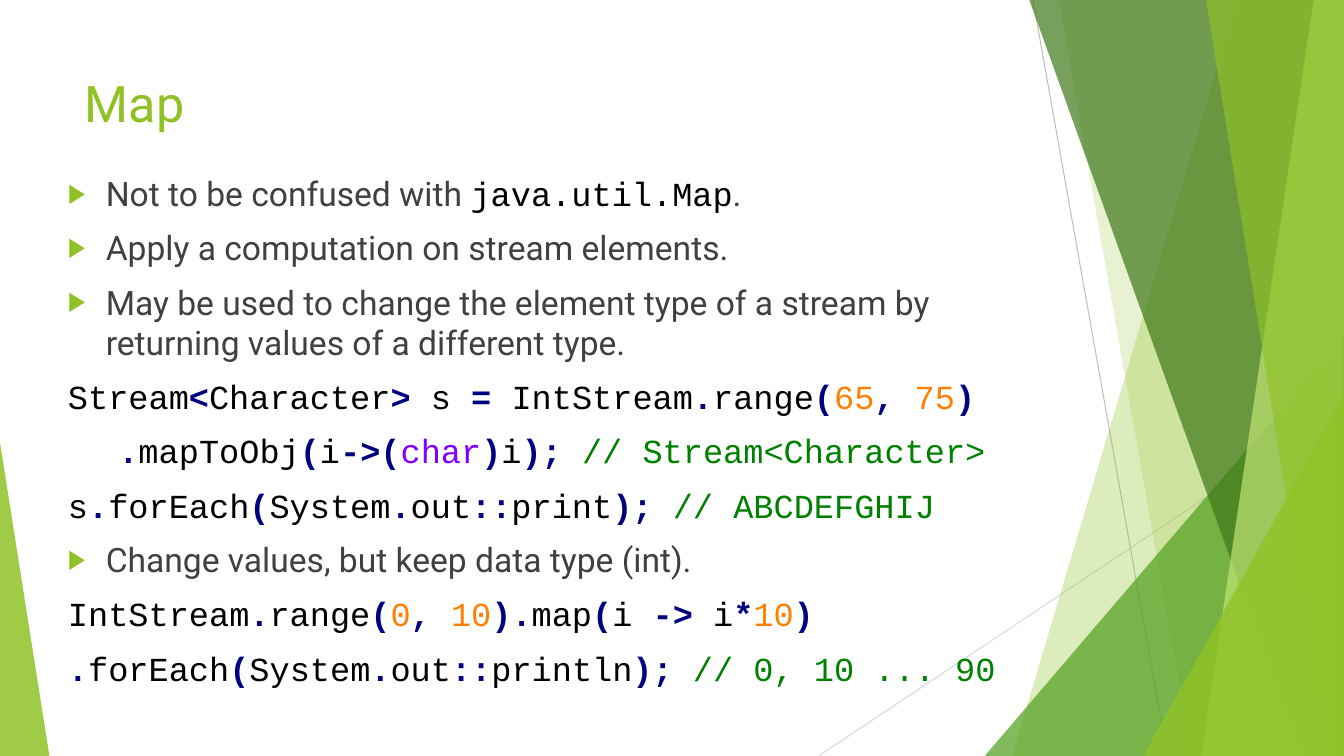
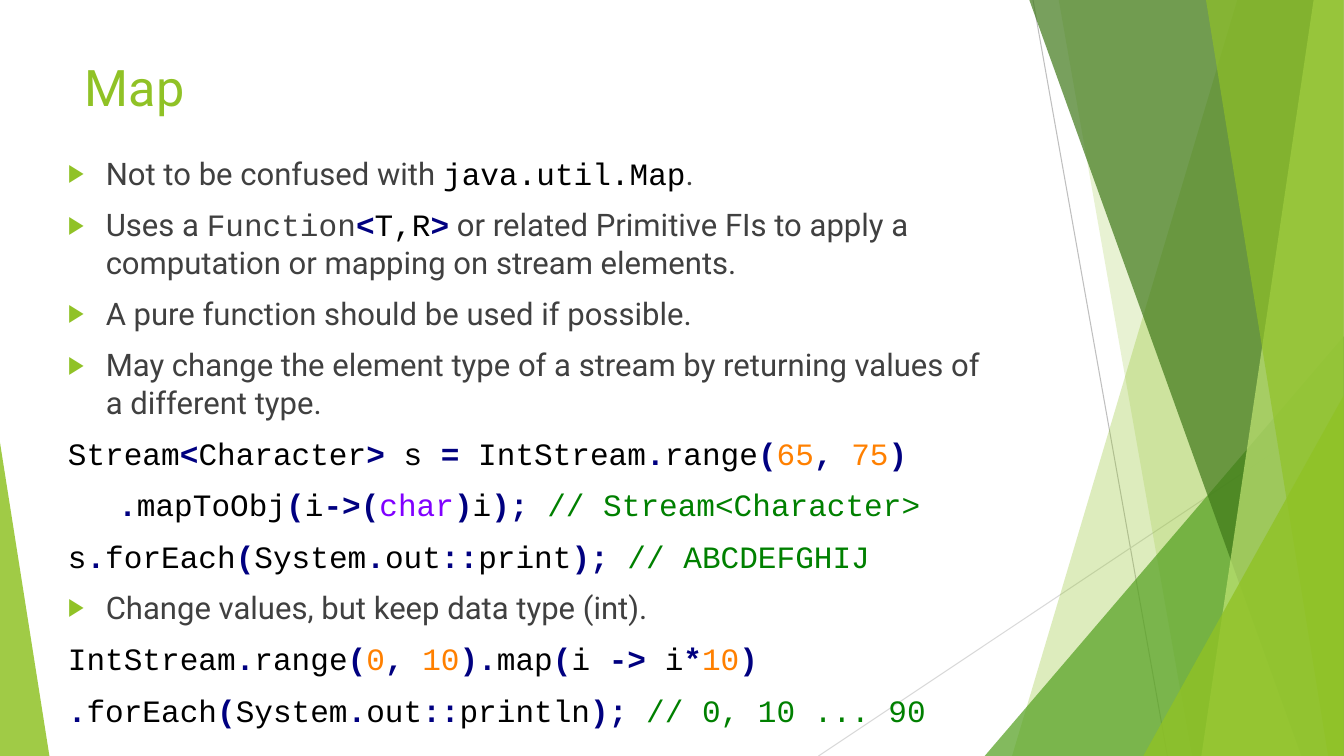
Before and after one commit to RichardRoda/2017-CodePaLOUsa-Lambda, a slide deck: slide 30 of Learning to Love the Lambda in the Stream.pptx. Drawn at 1344x756 pixels with LibreOffice and Linux fonts; fonts in the diff are those of the drawing. Boxes give left, top, right and bottom in pixels: in the first picture for what was removed or moved away, otherwise in the second. Text is boxed around its words. In the diff, an @@ line names an element or a change of style, - is before the commit and + after.

```diff
--- a/Learning to Love the Lambda in the Stream.pptx
+++ b/Learning to Love the Lambda in the Stream.pptx
@@ title "Map": place and size @@
-title "Map" at [85,86,185,133]
+title "Map" at [85,70,185,117]
@@ text "Not to be confused with ...": place and size @@
-text "Not to be confused with ..." at [68,180,995,688]
+text "Not to be confused with ..." at [68,161,979,729]
@@ text at [68,161,925,729]: size 24 to 22.2 pt in "Not to be confused with java.util.Map.", "Stream<Character> s = IntStream.range(65, 75)", ".mapToObj(i->(char)i); // Stream<Character>", "s.forEach(System.out::print); // ABCDEFGHIJ" and 3 more places @@
@@ text at [106,212,979,421]: text changed; size 24 to 22.2 pt @@
-▶ Apply a computation on stream elements.
-▶ May be used to change the element type of a stream by returning values of a different type.
+▶ Uses a Function<T,R> or related Primitive FIs to apply a computation or mapping on stream elements.
+▶ A pure function should be used if possible.
+▶ May change the element type of a stream by returning values of a different type.
```
Also in this commit, not shown: 18 other slides changed.
